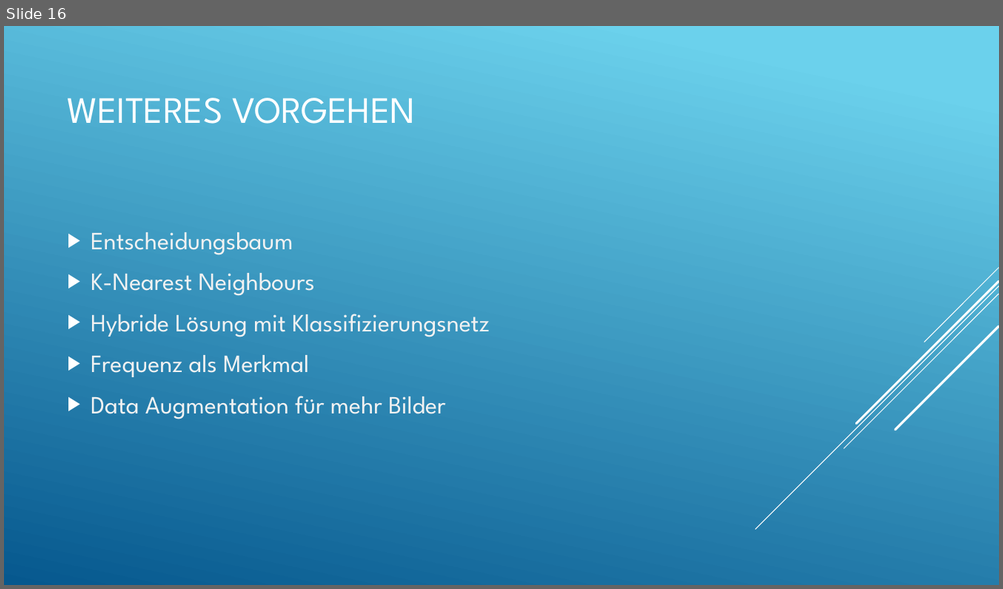
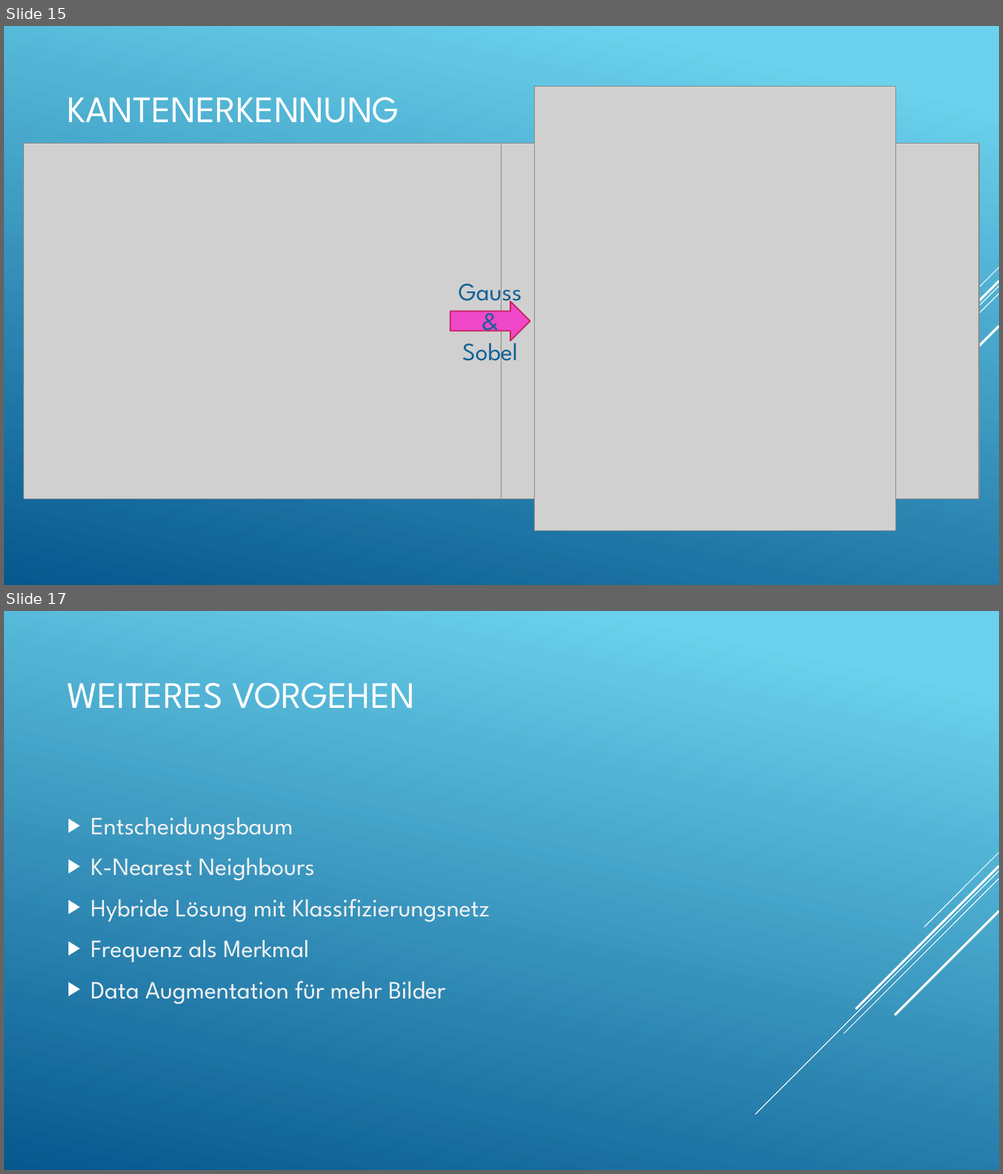
Before and after one commit to Menkeyshow/computer_vision_clouds, a slide deck: ausarbeitung/Wolken (1).pptx. Shown one above the other, each under a label of ours: slide 16 before the commit, slides 15 and 17 after it; the slides between them are not shown. The pictures are 1003x589 and 1003x1174 pixels, drawn with LibreOffice and Linux fonts; fonts in the diff are those of the drawing; grey boxes stand for pictures. Boxes give left, top, right and bottom in pixels: in the first picture for what was removed or moved away, otherwise in the second. Text is boxed around its words. In the diff, an @@ line names an element or a change of style, - is before the commit and + after.

Commit message:
presentation with sobel

```diff
--- a/ausarbeitung/Wolken (1).pptx
+++ b/ausarbeitung/Wolken (1).pptx
@@ slide 15 added at [4, 26, 999, 585], background gradient #6ED2EB to #06588E; not listed: 5 template elements that a slide beside it also shows @@
@@ picture added at [535, 87, 896, 531] @@
@@ title added at [68, 97, 400, 123], 36 pt, text #FFFFFF @@
+KANTENERKENNUNG
@@ picture added at [24, 143, 502, 500] @@
@@ picture added at [502, 143, 979, 500] @@
@@ text added at [458, 276, 522, 368], 24 pt, text #146194 @@
+Gauss
+&
+Sobel
@@ right arrow added at [450, 301, 530, 340], fill #EF48C9, outline #C6235F 1.25 pt @@
@@ what was slide 16 is now slide 17 @@
```
Also in this commit, not shown: 5 slides changed.
